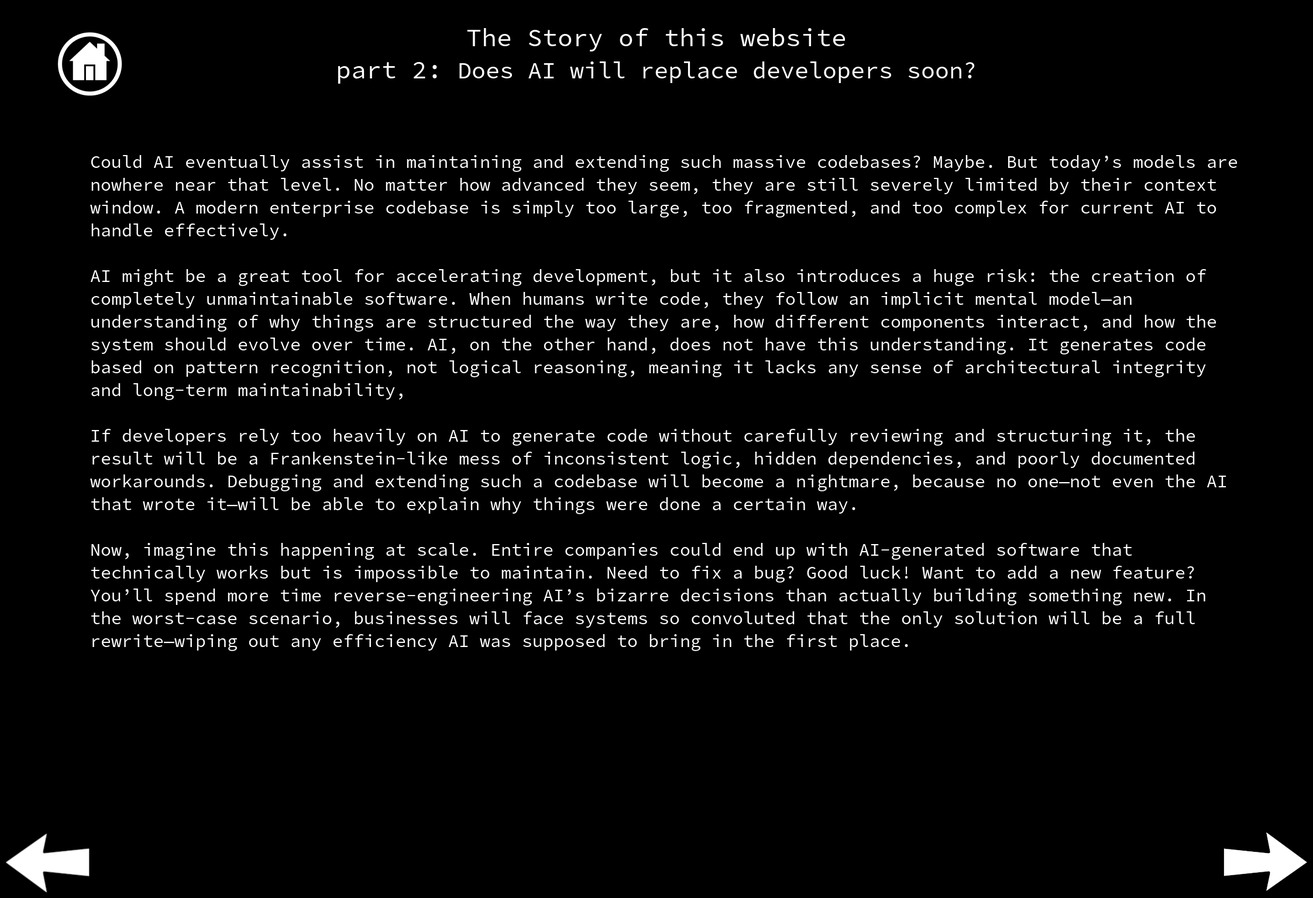
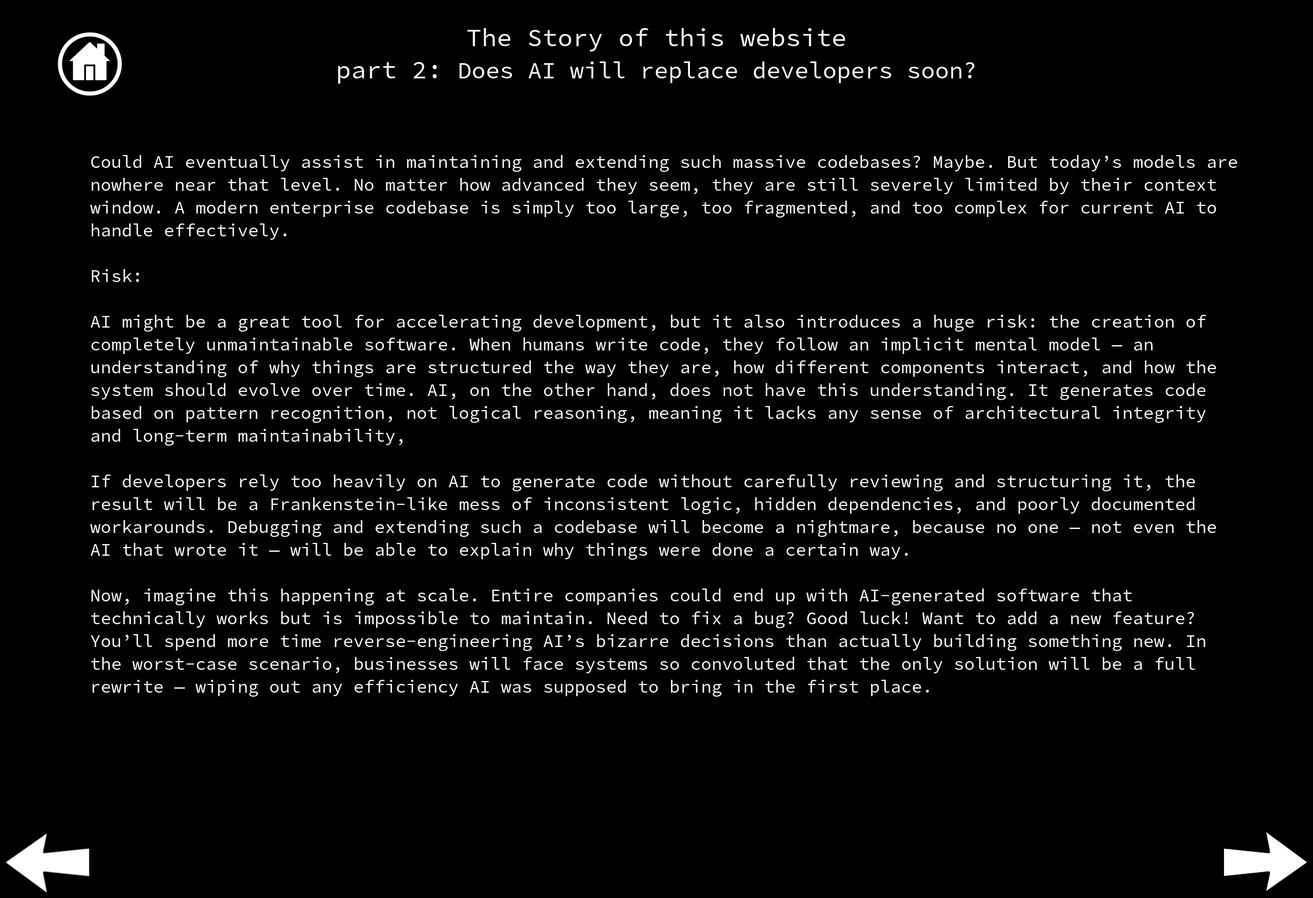
Two versions of the same layered image (1313 x 898). Layer-by-layer changes:
painted on "Could AI eventually assist in ..." over 90, 269, 1227, 697
